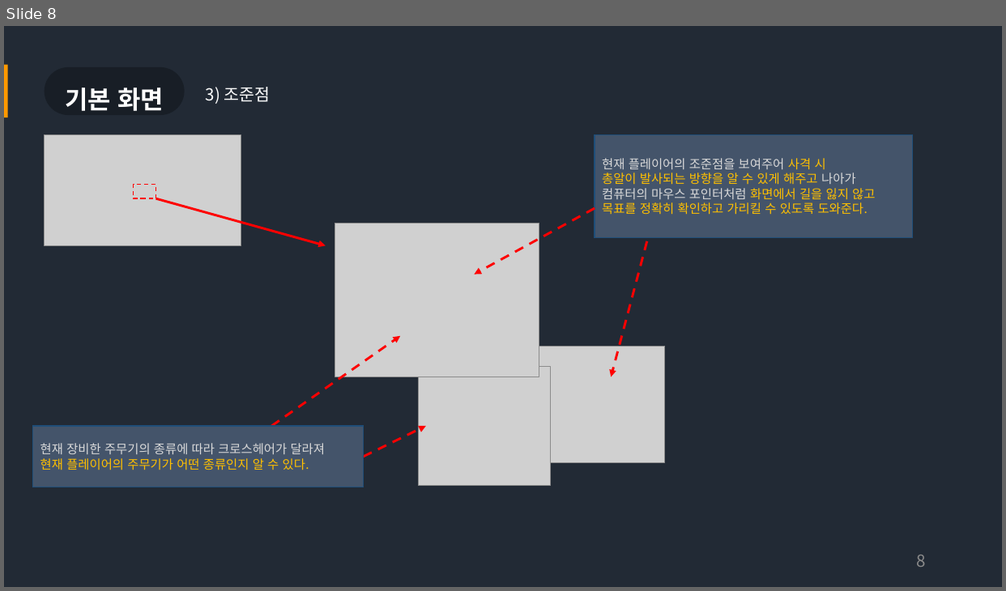
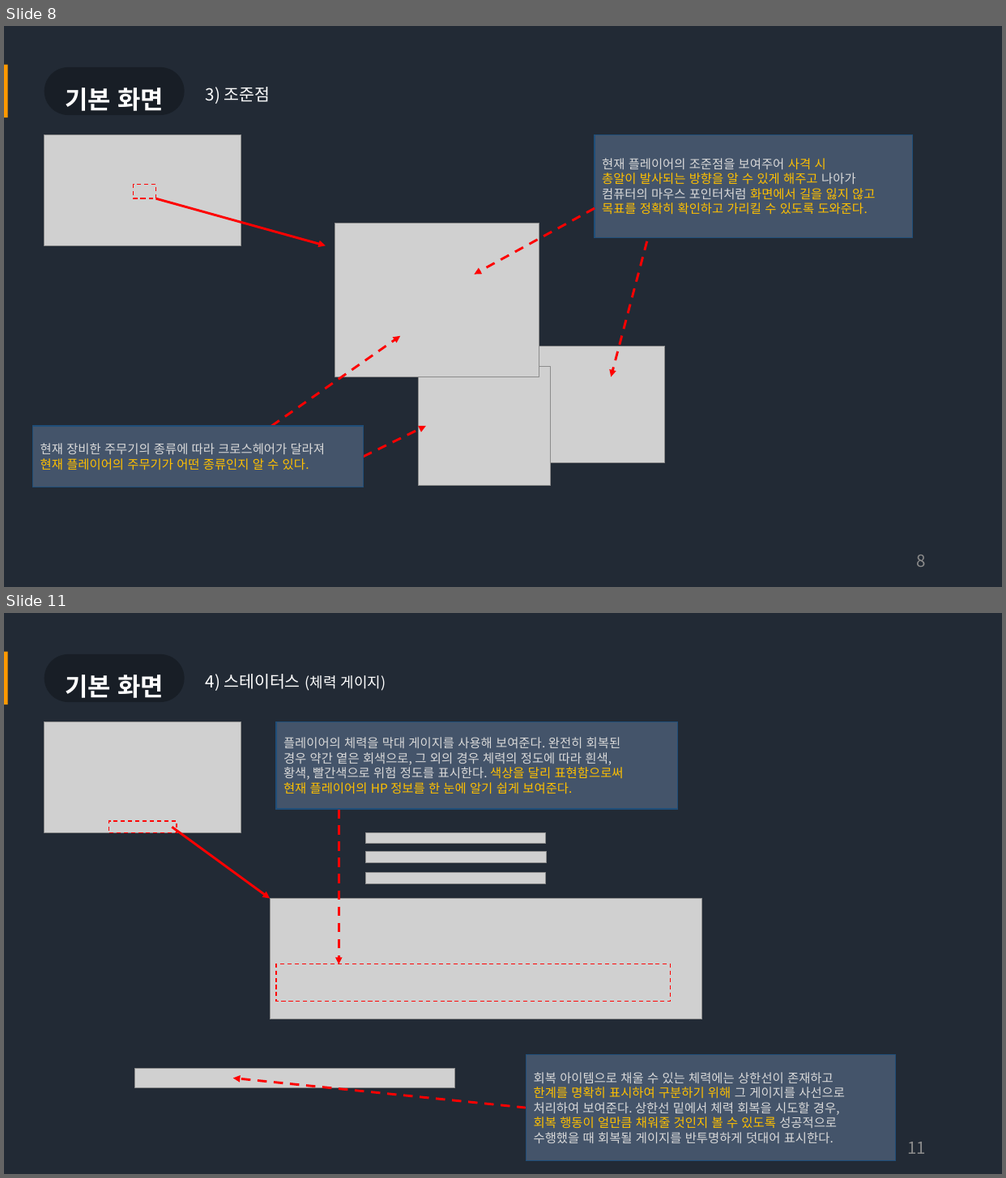
Before and after one commit to Bumizi/GameDesign, a slide deck: 3-1 기획 포트폴리오 작성/PUBG 전투 UI 역기획서.pptx. Shown one above the other, each under a label of ours: slide 8 before the commit, slides 8 and 11 after it; the slides between them are not shown. The pictures are 1006x591 and 1006x1178 pixels, drawn with LibreOffice and Linux fonts; fonts in the diff are those of the drawing; grey boxes stand for pictures. Boxes give left, top, right and bottom in pixels: in the first picture for what was removed or moved away, otherwise in the second. Text is boxed around its words. In the diff, an @@ line names an element or a change of style, - is before the commit and + after.

```diff
--- a/3-1 기획 포트폴리오 작성/PUBG 전투 UI 역기획서.pptx
+++ b/3-1 기획 포트폴리오 작성/PUBG 전투 UI 역기획서.pptx
@@ slide 11 added at [4, 613, 1002, 1174], background #222A35 @@
@@ rectangle added at [4, 652, 8, 705], fill #FF9900 @@
@@ rounded rectangle added at [44, 654, 185, 702], fill #181E26, 24 pt, text #FFFFFF, bold @@
+기본 화면
@@ text added at [206, 674, 386, 691], 16 pt, text #FFFFFF @@
+4) 스테이터스 (체력 게이지)
@@ picture added at [44, 722, 241, 833] @@
@@ rectangle added at [276, 722, 678, 809], fill #44546A, outline #1F4E79 1 pt, 12 pt, text #D9D9D9 @@
+플레이어의 체력을 막대 게이지를 사용해 보여준다. 완전히 회복된
+경우 약간 옅은 회색으로, 그 외의 경우 체력의 정도에 따라 흰색,
+황색, 빨간색으로 위험 정도를 표시한다. 색상을 달리 표현함으로써
+현재 플레이어의 HP 정보를 한 눈에 알기 쉽게 보여준다.
@@ rectangle added at [108, 821, 177, 833], outline #FF0000 1 pt dashed @@
@@ arrow added from (172, 827) to (270, 899), #FF0000 2.25 pt @@
@@ arrow added from (339, 809) to (339, 965), #FF0000 2.25 pt dashed @@
@@ picture added at [365, 851, 547, 863] @@
@@ picture added at [365, 833, 546, 845] @@
@@ picture added at [365, 873, 546, 884] @@
@@ picture added at [270, 899, 702, 1020] @@
@@ rectangle added at [276, 965, 671, 1003], outline #FF0000 1 pt dashed @@
@@ picture added at [135, 1069, 455, 1088] @@
@@ rectangle added at [526, 1054, 897, 1161], fill #44546A, outline #1F4E79 1 pt, 12 pt, text #D9D9D9 @@
+회복 아이템으로 채울 수 있는 체력에는 상한선이 존재하고
+한계를 명확히 표시하여 구분하기 위해 그 게이지를 사선으로 처리하여 보여준다. 상한선 밑에서 체력 회복을 시도할 경우,
+회복 행동이 얼만큼 채워줄 것인지 볼 수 있도록 성공적으로
+수행했을 때 회복될 게이지를 반투명하게 덧대어 표시한다.
@@ arrow added from (526, 1108) to (233, 1079), #FF0000 2.25 pt dashed @@
@@ page number added at [907, 1142, 926, 1154], 16 pt, text #8C8C8C @@
+11
```
Also in this commit, not shown: 2 slides changed, 1 other slide added.
